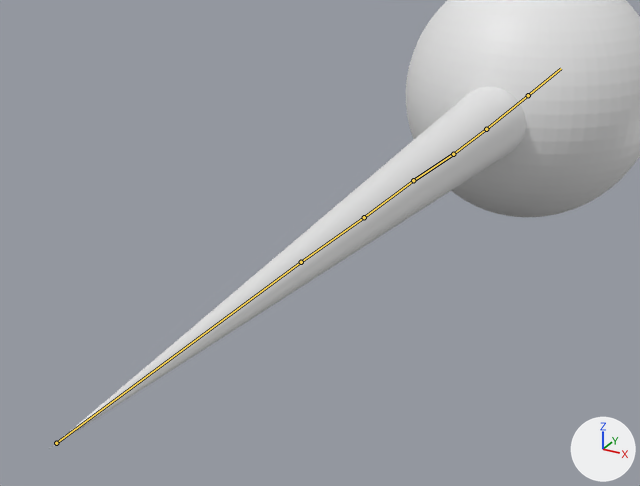
The glTF model public/models/beakWithBall.glb, before and after one commit.
Before and after are seen from a camera (50 mm lens) standing at (0.0603, -0.0182, 0.0557) and looking at (-0.0102, 0.1098, -0.0083). Every picture has the same lights, and +X, +Y and +Z are marked at lower right. Both versions are drawn at frame 11 of the action 'BeakStabFailed'; the numbers are the values there. The bones that bend it are drawn over the model as lines.
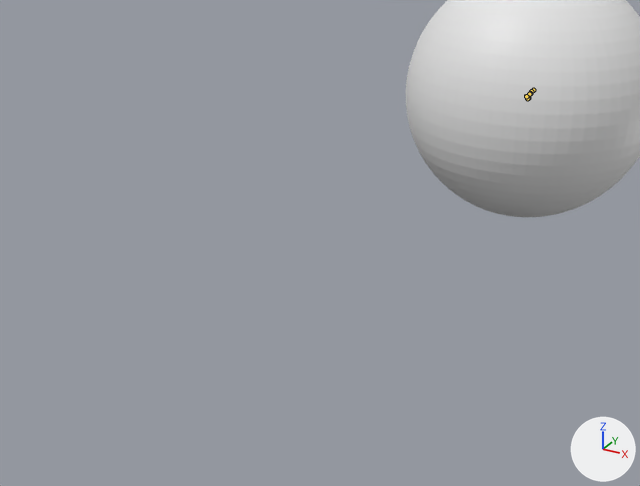
Pixel boxes [x1, y1, x2, y2] of what changed, in the pictures (640 x 486 px):
'Cylinder', posed (not visible afterwards)
    before: [49, 87, 526, 449]
bone 'Bone001', root to tip
    before: (56, 443) to (301, 262)
    after: (533, 90) to (531, 91)

Edits to the bpy script that builds the scene:
```text
Change bone_bone001:
    where bone_bone001 = bpy.data.objects['Beak'].pose.bones['Bone001']
    bone_bone001.location: (0.0, 0.0335, 0.0) -> (0.0, 0.2038, 0.0)
    bone_bone001.rotation_quaternion: (1.0, 0.0, 0.0, 0.0) -> (0.0, 0.0, -1.0, 0.0)  # degrees (0, 0, 0) -> degrees (0, -180, 0)
    bone_bone001.scale: (1.0, 0.84, 1.0) -> (-1.01, -0.03, -1.01)
```
